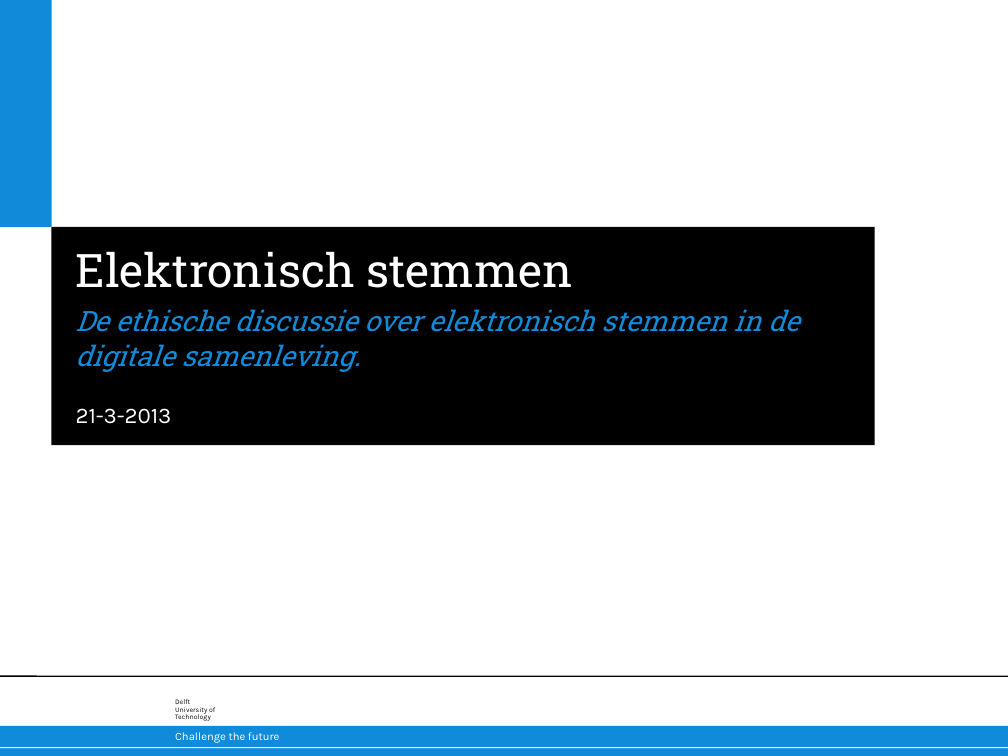
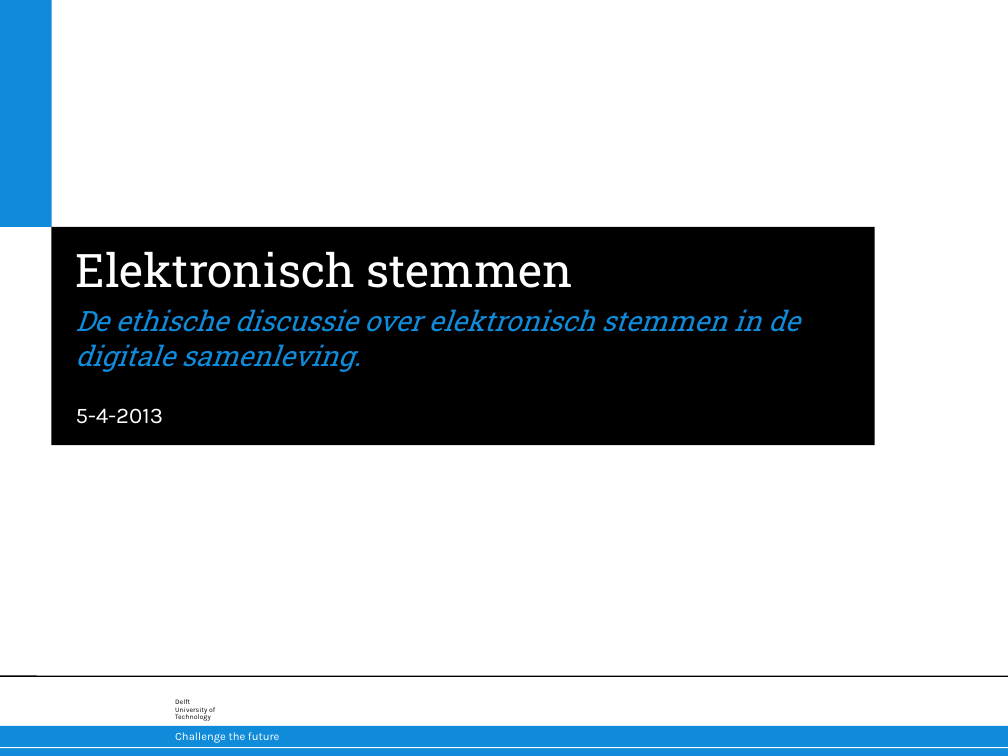
Before and after one commit to deazurain/ethiek, a slide deck: slide 1 of presentatie/presentatie.pptx. Drawn at 1008x756 pixels with LibreOffice and Linux fonts; fonts in the diff are those of the drawing; background and template pictures are left out. Boxes give left, top, right and bottom in pixels: in the first picture for what was removed or moved away, otherwise in the second. Text is boxed around its words. In the diff, an @@ line names an element or a change of style, - is before the commit and + after.

```diff
--- a/presentatie/presentatie.pptx
+++ b/presentatie/presentatie.pptx
@@ text at (x1=76, y1=408, x2=163, y2=424): text changed @@
-21-3-2013
+5-4-2013
```
Also in this commit, not shown: 2 other slides changed, 1 slide added.
